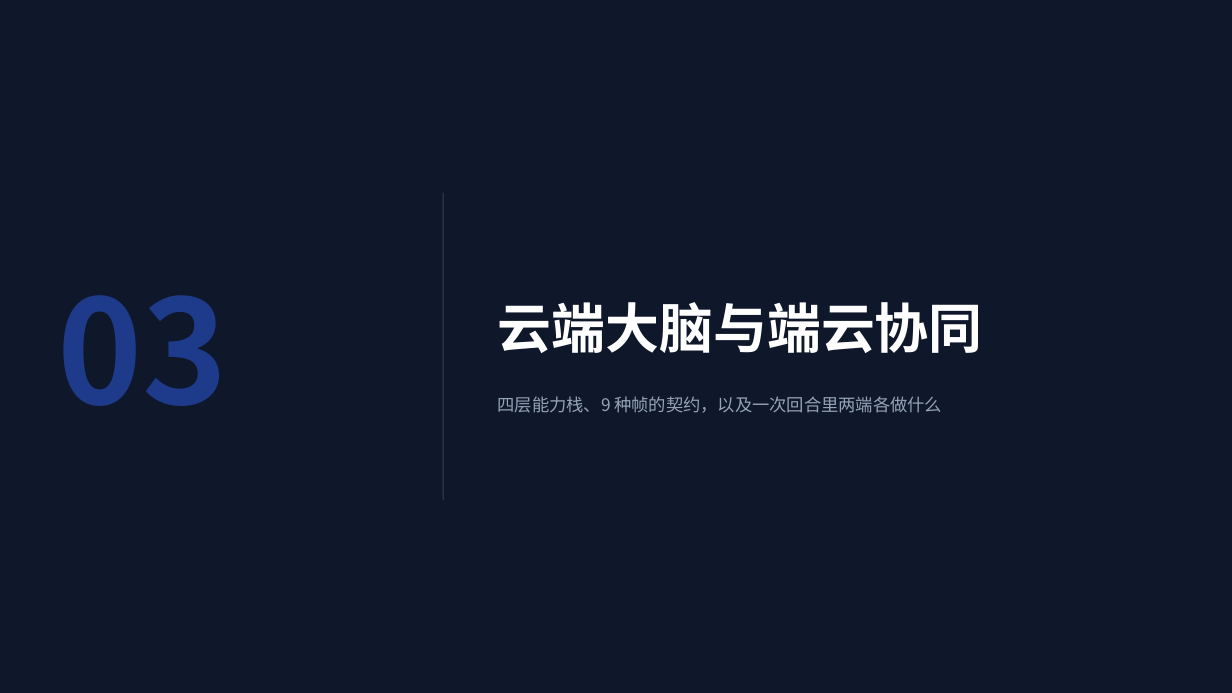
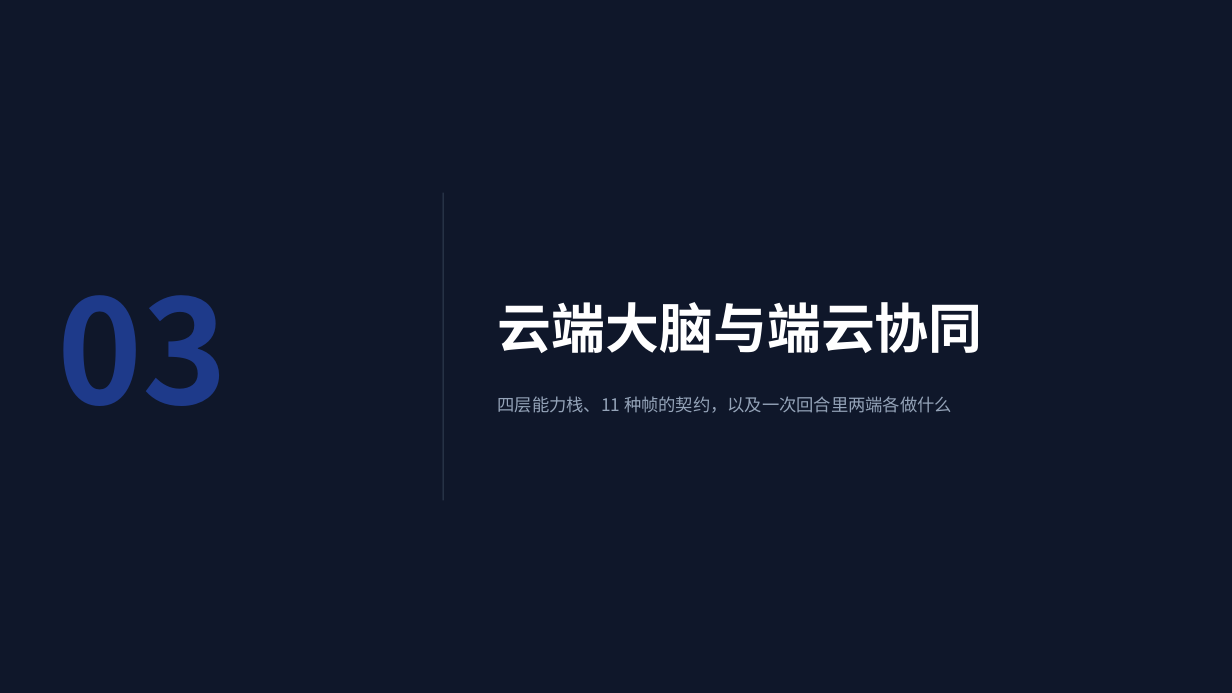
Before and after one commit to xkk6663/pet_companion, a slide deck: slide 10 of docs/汇报/桌宠伴侣技术汇报/桌宠伴侣技术汇报.pptx. Drawn at 1232x693 pixels with LibreOffice and Linux fonts; fonts in the diff are those of the drawing. Boxes give left, top, right and bottom in pixels: in the first picture for what was removed or moved away, otherwise in the second. Text is boxed around its words. In the diff, an @@ line names an element or a change of style, - is before the commit and + after.

Commit message:
docs(readme): README 加徽标与真机图，技术汇报 PPT 按架构文档校准口径
README 重写为一张"能在 30 秒看懂"的门面：补 6 枚徽标（SoC /
ESP-IDF v6.1 / FreeRTOS SMP / LVGL / ESP-DL / 许可）、两张真机实拍
（正面与俯视 45°）、目录锚点、中间件目录项与静态池约束，事实信息
一条未删。技术汇报 PPT 同步校准到架构分析.md 与本次实测：
下行帧 7 种 / 端云契约 11 种、内部 RAM 最大连续块 7 KB、代码
61,953 行 / 137 文件，并把 4 张实拍图落到 P4 / P7 / P16 与封面，
DESIGN.md 逐页字段同步更新。

```diff
--- a/docs/汇报/桌宠伴侣技术汇报/桌宠伴侣技术汇报.pptx
+++ b/docs/汇报/桌宠伴侣技术汇报/桌宠伴侣技术汇报.pptx
@@ text at (x1=498, y1=396, x2=952, y2=413): text changed @@
-四层能力栈、9 种帧的契约，以及一次回合里两端各做什么
+四层能力栈、11 种帧的契约，以及一次回合里两端各做什么
```
Also in this commit, not shown: 9 other slides changed, 2 other files.
